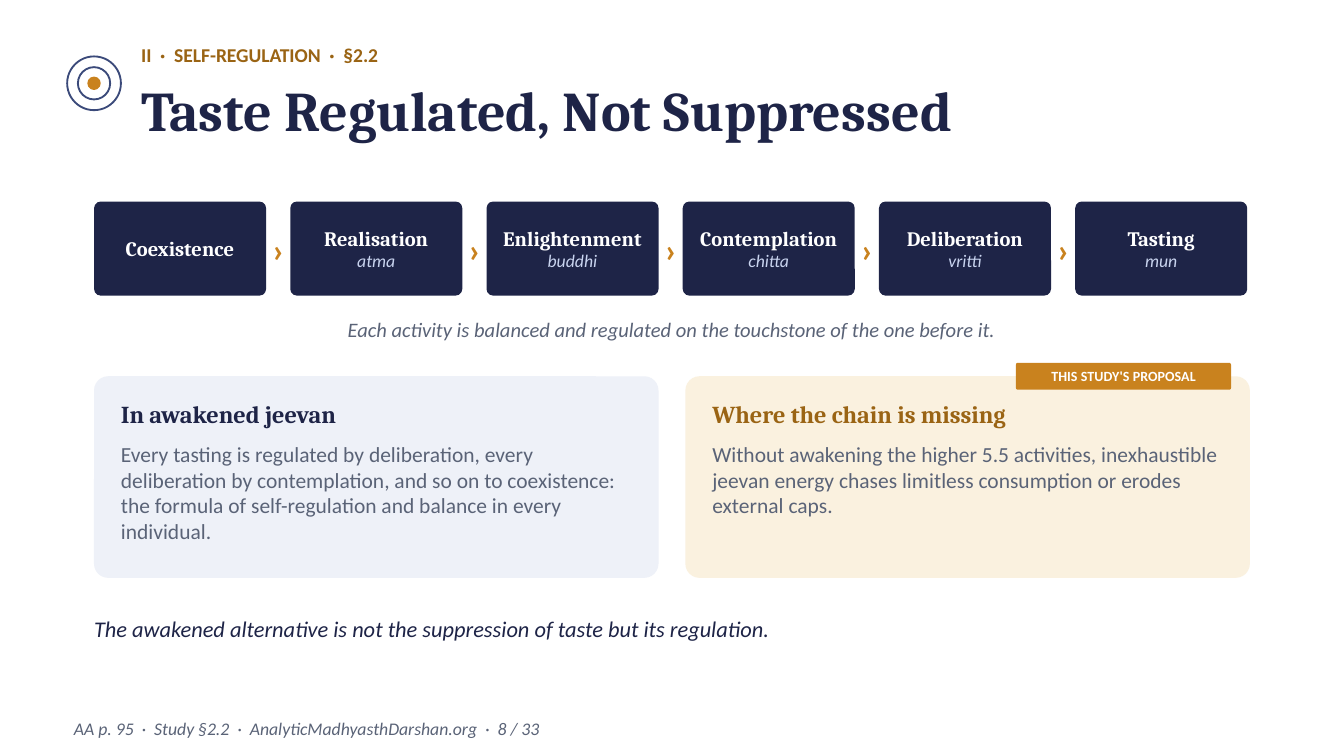
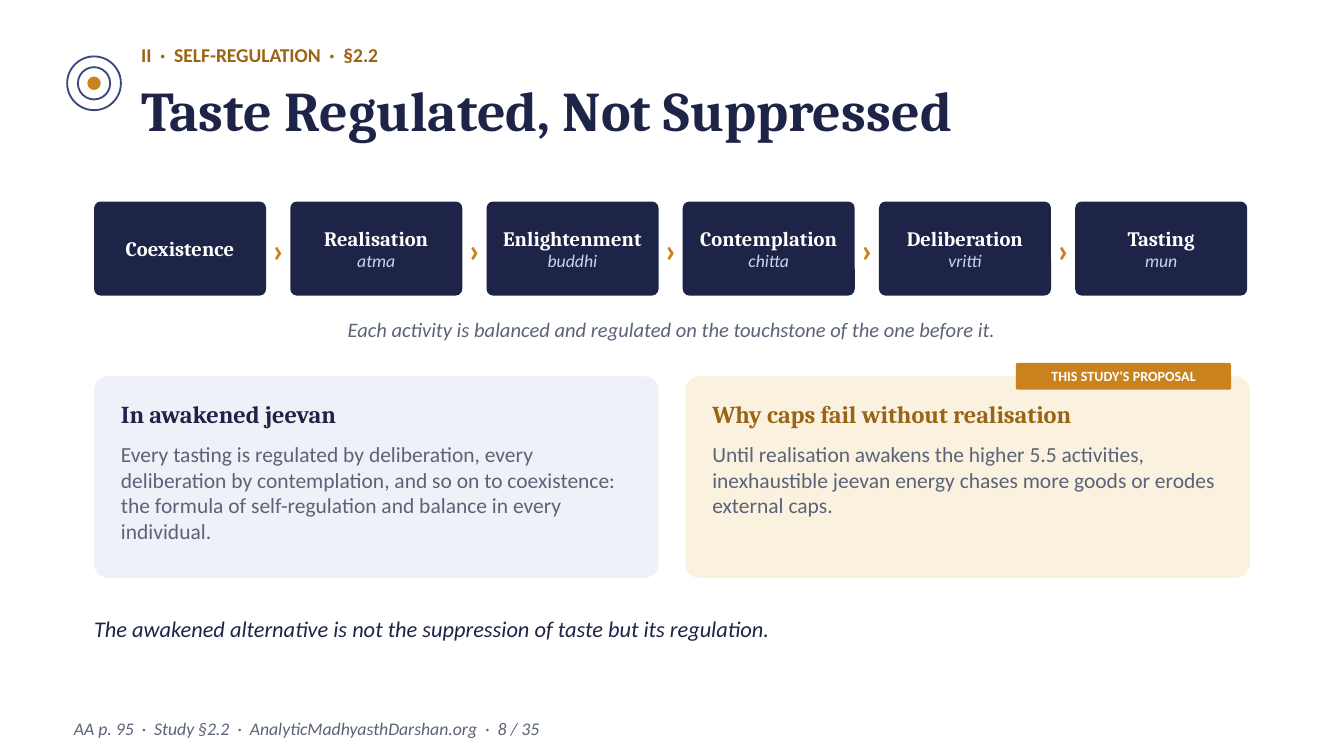
Before and after one commit to raghavamohan/AnalyticMadhyasthDarshan, a slide deck: slide 8 of Studies/Prosperity-Economics-And-Right-Use/Prosperity-Economics-And-Right-Use-Madhyasth-Darshan.pptx. Drawn at 1344x756 pixels with LibreOffice and Linux fonts; fonts in the diff are those of the drawing. Boxes give left, top, right and bottom in pixels: in the first picture for what was removed or moved away, otherwise in the second. Text is boxed around its words. In the diff, an @@ line names an element or a change of style, - is before the commit and + after.

Commit message:
Add dedicated slides on the 6 deadlocks of current economics and why realisation is needed

```diff
--- a/Studies/Prosperity-Economics-And-Right-Use/Prosperity-Economics-And-Right-Use-Madhyasth-Darshan.pptx
+++ b/Studies/Prosperity-Economics-And-Right-Use/Prosperity-Economics-And-Right-Use-Madhyasth-Darshan.pptx
@@ text at (x1=712, y1=406, x2=1071, y2=429): text changed @@
-Where the chain is missing
+Why caps fail without realisation
@@ text at (x1=712, y1=447, x2=1215, y2=517): text changed @@
-Without awakening the higher 5.5 activities, inexhaustible jeevan energy chases limitless consumption or erodes external caps.
+Until realisation awakens the higher 5.5 activities, inexhaustible jeevan energy chases more goods or erodes external caps.
@@ text at (x1=74, y1=722, x2=539, y2=738): text changed @@
-AA p. 95 · Study §2.2 · AnalyticMadhyasthDarshan.org · 8 / 33
+AA p. 95 · Study §2.2 · AnalyticMadhyasthDarshan.org · 8 / 35
```
Also in this commit, not shown: 32 other slides changed, 2 slides added, 2 other files.
